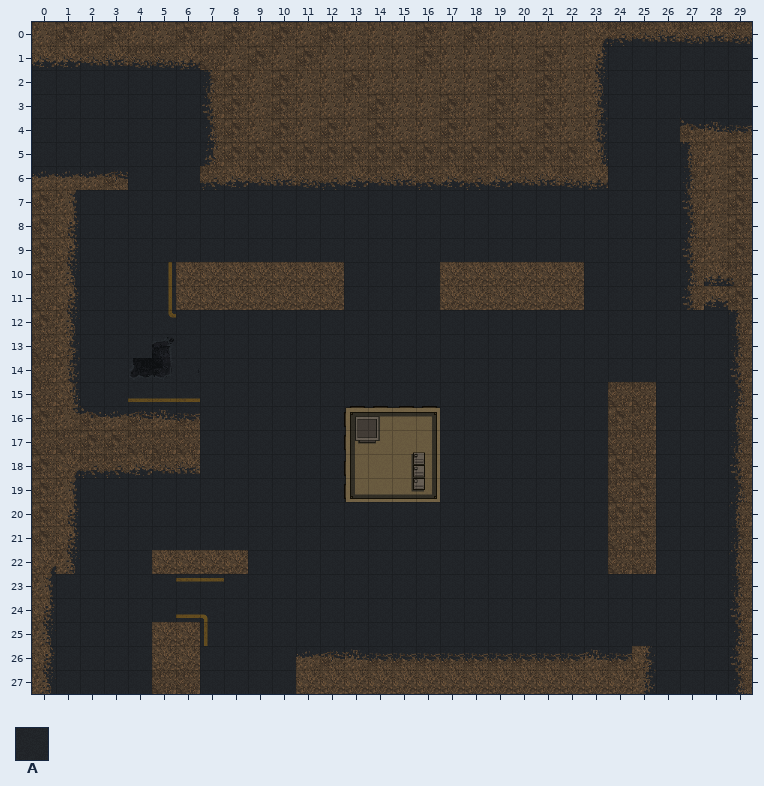
One commit to this Tiled map (JSON): assets/Tiles/TileMaps/Tankk-Map1.json. The first picture shows the starting point.
Cells are 32x32 px. Shown: x 0..29, y 0..27. Not drawn, because the pictures are missing: unchanged layer "Obstacle".
Key: from "DirtToRoad": A 44.
_ is an empty cell.
Layers that did not change in this view are not listed.
Layer "WalkArea" before, first column x 0:
 0 ______________________________
 1 ________________________AAAAAA
 2 AAAAAAA_________________AAAAAA
 3 AAAAAAA_________________AAAAAA
 4 AAAAAAA_________________AAA___
 5 AAAAAAA_________________AAA___
 6 ____AAA_________________AAA___
 7 __AAAAAAAAAAAAAAAAAAAAAAAAA___
 8 __AAAAAAAAAAAAAAAAAAAAAAAAA___
 9 __AAAAAAAAAAAAAAAAAAAAAAAAA___
10 __AAA________AAAA______AAAA___
11 __AA_________AAAA______AAAA___
12 __AAA_AAAAAAAAAAAAAAAAAAAAAAA_
13 __AAA_AAAAAAAAAAAAAAAAAAAAAAA_
14 __AA___AAAAAAAAAAAAAAAAAAAAAA_
15 __AA___AAAAAAAAAAAAAAAAA__AAA_
16 _______AAAAAA____AAAAAAA__AAA_
17 _______AAAAAA____AAAAAAA__AAA_
18 _______AAAAAA____AAAAAAA__AAA_
19 __AAAAAAAAAAA____AAAAAAA__AAA_
20 __AAAAAAAAAAAAAAAAAAAAAA__AAA_
21 __AAAAAAAAAAAAAAAAAAAAAA__AAA_
22 __AAA____AAAAAAAAAAAAAAA__AAA_
23 _AAAAA__AAAAAAAAAAAAAAAAAAAAA_
24 _AAAAA__AAAAAAAAAAAAAAAAAAAAA_
25 _AAAA___AAAAAAAAAAAAAAAAAAAAA_
26 _AAAA__AAAA_______________AAA_
27 _AAAA__AAAA_______________AAA_
The same view after the edit:
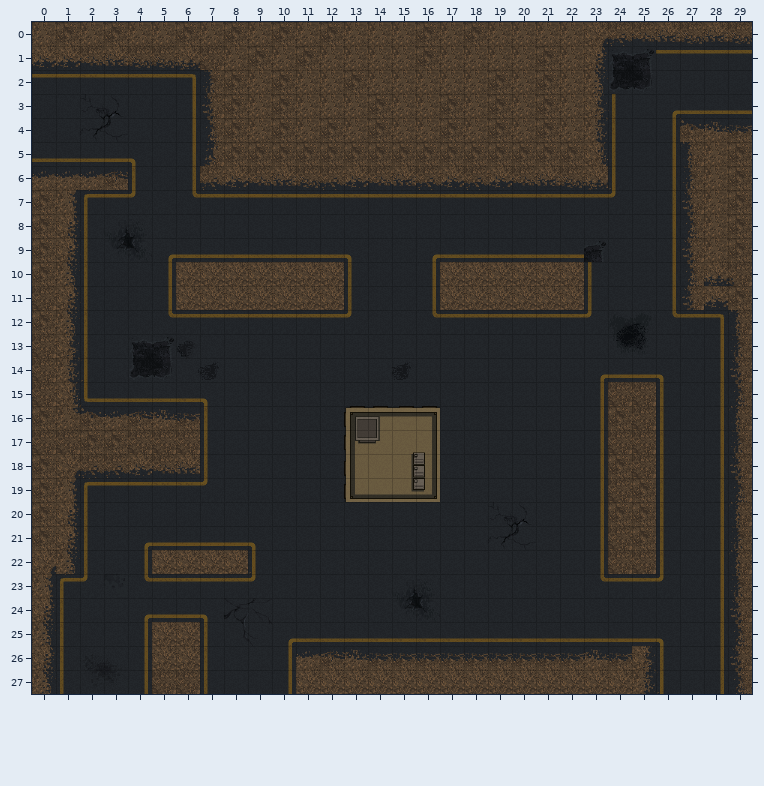
What changed:
Layer "WalkArea" (now hidden):
y 1: x 24..29 AAAAAA -> ______
y 2: x 0..6 AAAAAAA -> _______; x 24..25 AA -> __
y 3: x 3 A -> _; x 6 A -> _; x 24 A -> _; x 26..29 AAAA -> ____
y 4: x 2 A -> _; x 6 A -> _; x 24 A -> _; x 26 A -> _
y 5: x 0..4 AAAAA -> _____; x 6 A -> _; x 24 A -> _; x 26 A -> _
y 6: x 4 A -> _; x 6 A -> _; x 24 A -> _; x 26 A -> _
y 7: x 2..4 AAA -> ___; x 6..24 AAAAAAAAAAAAAAAAAAA -> ___________________; x 26 A -> _
y 8: x 2..4 AAA -> ___; x 26 A -> _
y 9: x 2..13 AAAAAAAAAAAA -> ____________; x 16..23 AAAAAAAA -> ________; x 26 A -> _
y 10..11: x 2 A -> _; x 13 A -> _; x 16 A -> _; x 23 A -> _; x 26 A -> _
y 12: x 2 A -> _; x 6..13 AAAAAAAA -> ________; x 16..28 AAAAAAAAAAAAA -> _____________
y 13: x 2 A -> _; x 4 A -> _; x 24..25 AA -> __; x 28 A -> _
y 14: x 2 A -> _; x 23..26 AAAA -> ____; x 28 A -> _
y 15: x 2..3 AA -> __; x 7 A -> _; x 23 A -> _; x 26 A -> _; x 28 A -> _
y 16..18: x 7 A -> _; x 23 A -> _; x 26 A -> _; x 28 A -> _
y 19: x 2..7 AAAAAA -> ______; x 23 A -> _; x 26 A -> _; x 28 A -> _
y 20: x 2 A -> _; x 20 A -> _; x 23 A -> _; x 26 A -> _; x 28 A -> _
y 21: x 2 A -> _; x 4..9 AAAAAA -> ______; x 19 A -> _; x 23 A -> _; x 26 A -> _; x 28 A -> _
y 22: x 2 A -> _; x 4 A -> _; x 9 A -> _; x 23 A -> _; x 26 A -> _; x 28 A -> _
y 23: x 1..2 AA -> __; x 4..5 AA -> __; x 8..9 AA -> __; x 15..16 AA -> __; x 23..26 AAAA -> ____; x 28 A -> _
y 24: x 1 A -> _; x 4..5 AA -> __; x 8 A -> _; x 15..16 AA -> __; x 28 A -> _
y 25: x 1 A -> _; x 4 A -> _; x 10..26 AAAAAAAAAAAAAAAAA -> _________________; x 28 A -> _
y 26..27: x 1 A -> _; x 4 A -> _; x 7 A -> _; x 10 A -> _; x 26 A -> _; x 28 A -> _
